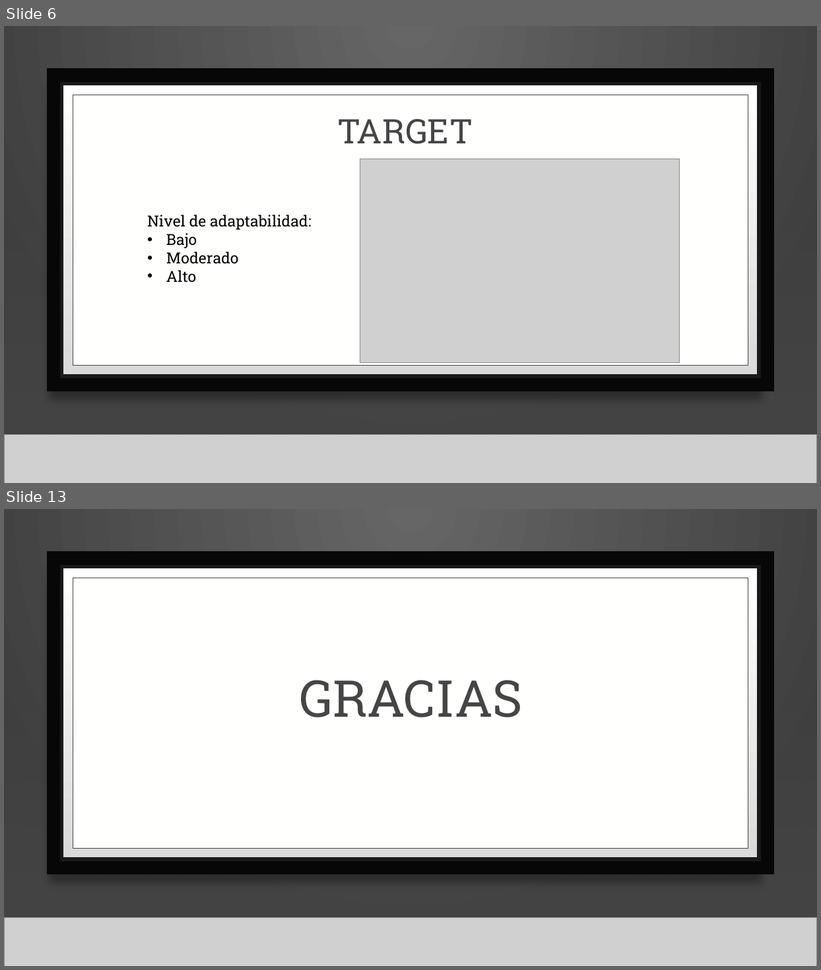
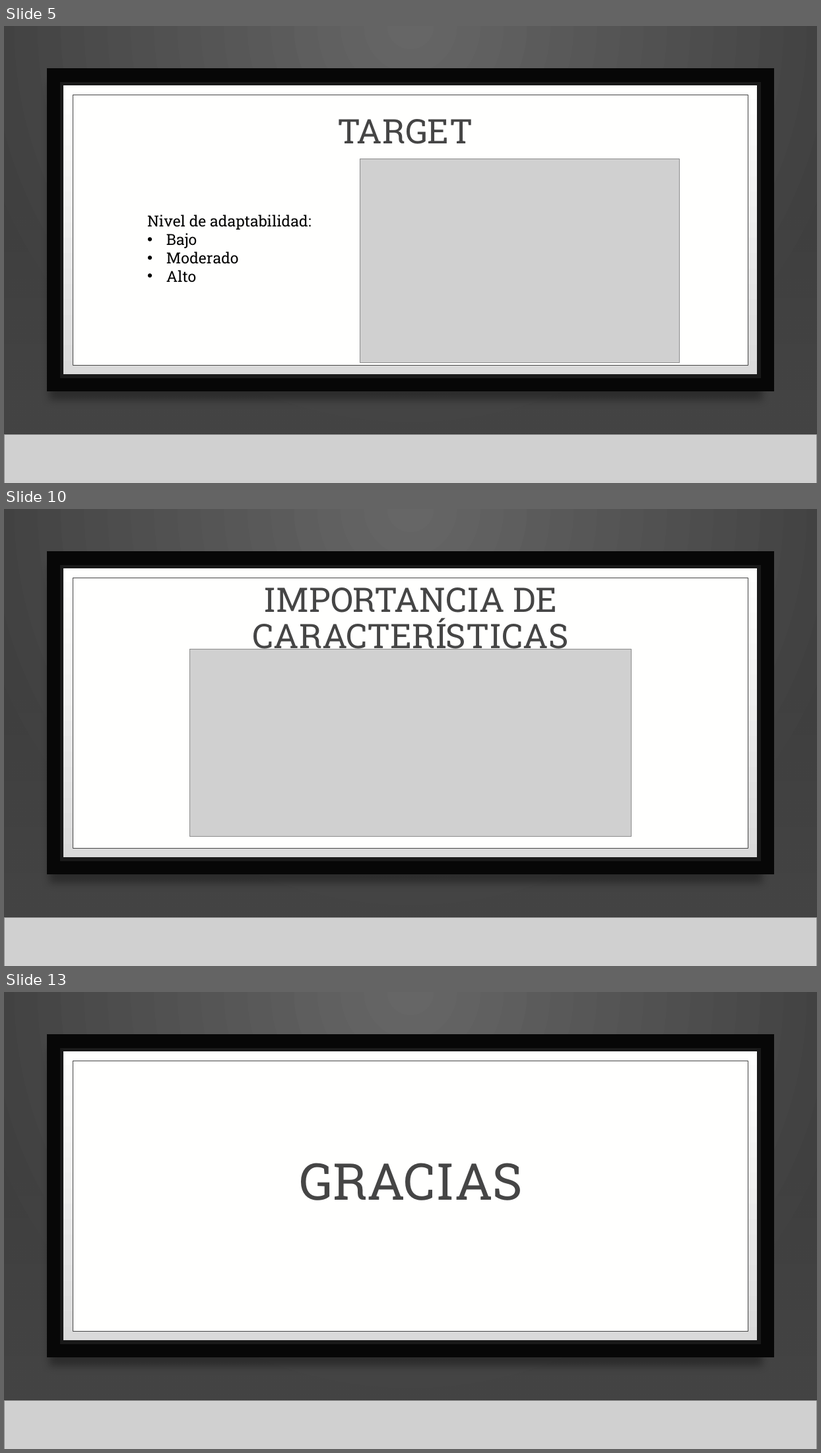
Before and after one commit to Matias-Ibarra/Proyecto_ML, a slide deck: docs/presentación.pptx. Shown one above the other, each under a label of ours: slides 6 and 13 before the commit, slides 5, 10 and 13 after it; the slides between them are not shown. The pictures are 821x970 and 821x1453 pixels, drawn with LibreOffice and Linux fonts; fonts in the diff are those of the drawing; grey boxes stand for pictures; background and template pictures are left out. Boxes give left, top, right and bottom in pixels: in the first picture for what was removed or moved away, otherwise in the second. Text is boxed around its words. In the diff, an @@ line names an element or a change of style, - is before the commit and + after.

```diff
--- a/docs/presentación.pptx
+++ b/docs/presentación.pptx
@@ slide 10 added at [4, 509, 817, 966], background gradient #666666 to #3F3F3F; not listed: 2 template elements that a slide beside it also shows @@
@@ rectangle added at [4, 509, 817, 966], fill gradient #666666 to #3F3F3F @@
@@ rectangle added at [47, 552, 774, 875], fill #070707 @@
@@ rectangle added at [62, 567, 759, 859], fill gradient #DADADA to #FFFFFE, outline #191919 4 pt @@
@@ rectangle added at [73, 578, 748, 849], fill #FFFFFE, outline #454545 0.5 pt @@
@@ text added at [253, 588, 569, 657], 40 pt, text #454545 @@
+IMPORTANCIA DE CARACTERÍSTICAS
@@ rectangle added at [4, 643, 817, 918], fill gradient #454545 @@
@@ rectangle added at [4, 644, 817, 918], fill gradient #454545 @@
@@ picture added at [190, 650, 632, 836] @@
@@ line added from (4, 919) to (817, 919), #000001 1 pt @@
@@ line added from (4, 918) to (817, 918), #000001 1 pt @@
@@ picture added at [4, 918, 817, 966] @@
@@ what was slide 6 is now slide 5 @@
```
Also in this commit, not shown: 7 slides changed, 1 slide removed.
